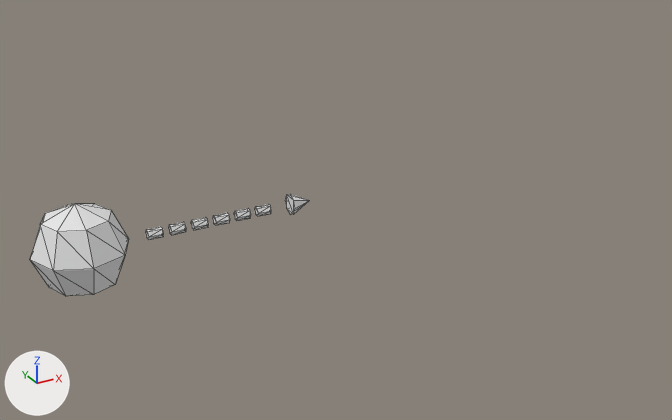
One commit to the glTF model Amorphous.glb: the scene before it, then after it.
One viewpoint serves both versions: a 50 mm camera at (-3.65, -17.36, 8.3) aimed at (6.09, 0.35, -0.56). Every picture has the same lights, and +X, +Y and +Z are marked at lower left. Mesh edges are drawn as thin lines. Where no turn or scale is listed for an object, it has been applied to the vertices.

Names of what the first picture shows: 'Body', 'Hand', 'Mesh'.
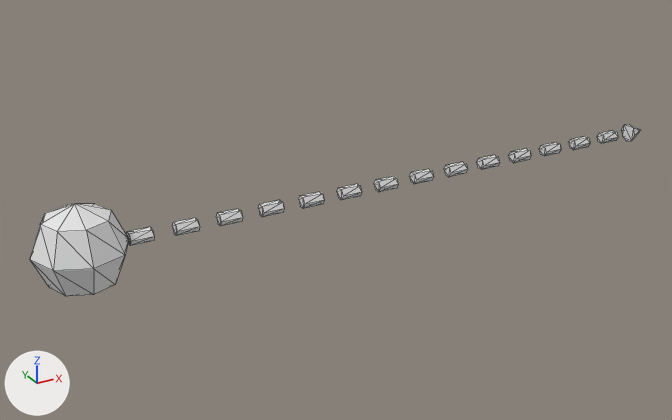
Pixel boxes [x1, y1, x2, y2] of what changed, in the pictures (672 x 420 px):
'Model', added: after [127, 130, 618, 246]
'Mesh', deleted: before [146, 204, 272, 240]
'Hand', moved: before [285, 194, 310, 215]; after [622, 124, 641, 141]

What the commit changed:
Mesh me_cylinder_001 is new.
It has 168 vertices, 280 faces and spans x 0.0..13.5, y -0.15..0.15, z -0.13..0.13.
Object 'Hand' (ob_hand) moves from (4.97, 0.0, 0.0) to (15.25, 0.0, 0.0).
Object 'Mesh' (ob_mesh) is deleted.
Object 'Model' (ob_model) is new; it shows me_cylinder_001.
Its location is (1.0, 0.0, 0.0).
